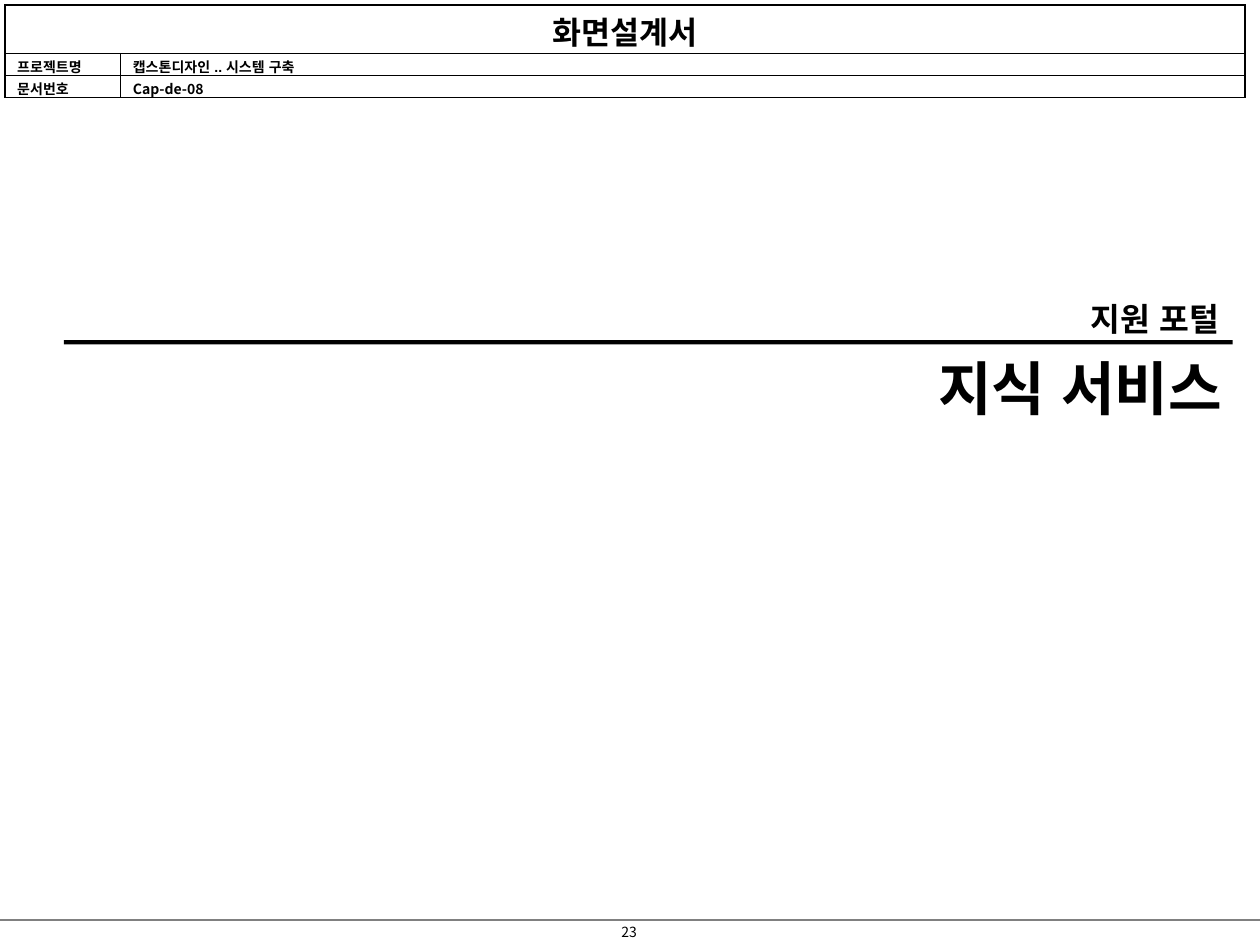
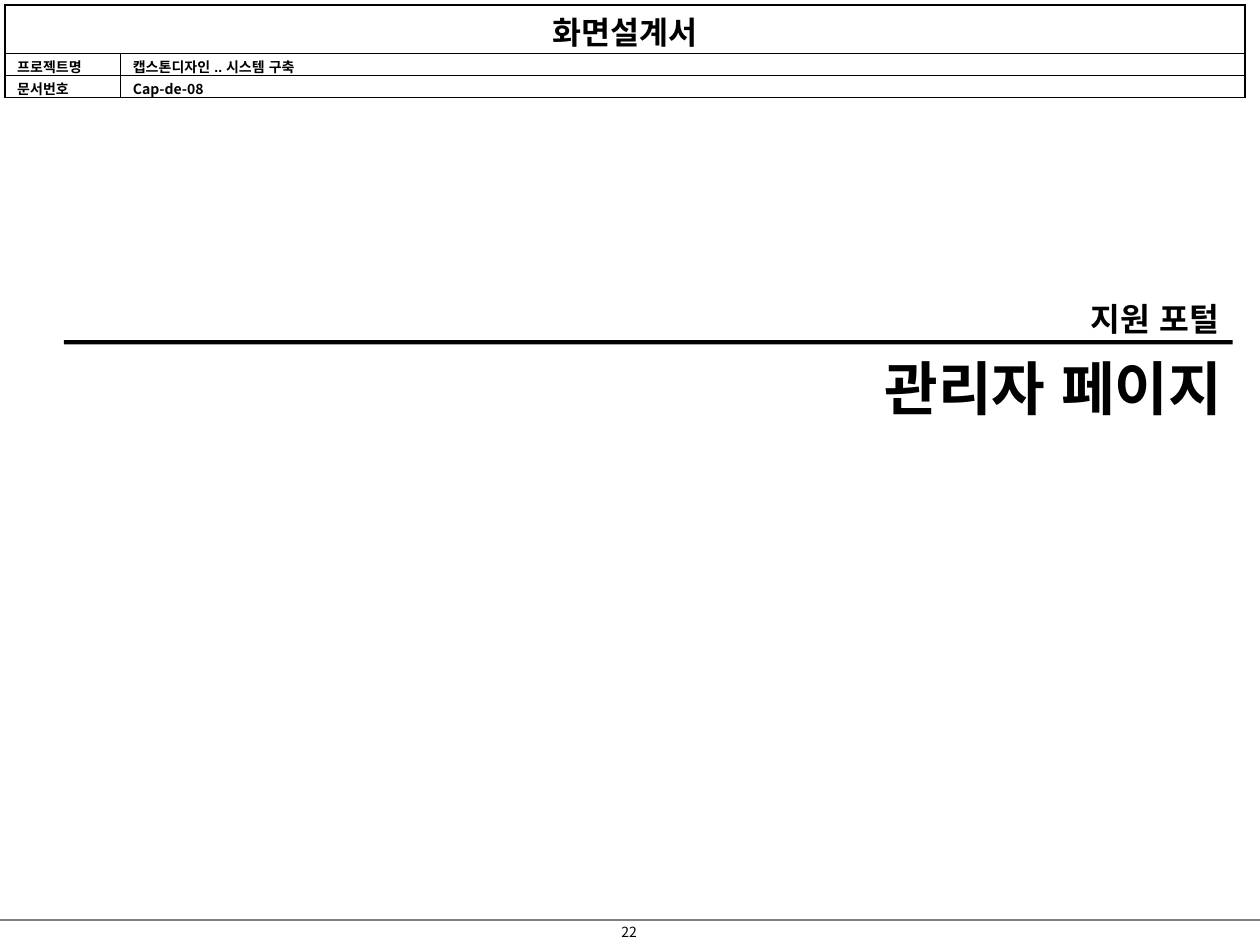
Before and after one commit to jiyong706/debug, a slide deck: slide 22 of debug 산출물/화면 설계서/2024_05_22화면설계서-V0.1.2.pptx (slide 23 before the commit). Drawn at 1260x945 pixels with LibreOffice and Linux fonts; fonts in the diff are those of the drawing. Boxes give left, top, right and bottom in pixels: in the first picture for what was removed or moved away, otherwise in the second. Text is boxed around its words. In the diff, an @@ line names an element or a change of style, - is before the commit and + after.

```diff
--- a/debug 산출물/화면 설계서/2024_05_22화면설계서-V0.1.2.pptx
+++ b/debug 산출물/화면 설계서/2024_05_22화면설계서-V0.1.2.pptx
@@ text at (885,361,1222,416): text changed @@
-지식 서비스
+관리자 페이지
@@ page number at (621,926,637,937): text changed @@
-23
+22
```
Also in this commit, not shown: 16 other slides changed, 2 slides added, 2 slides removed.
